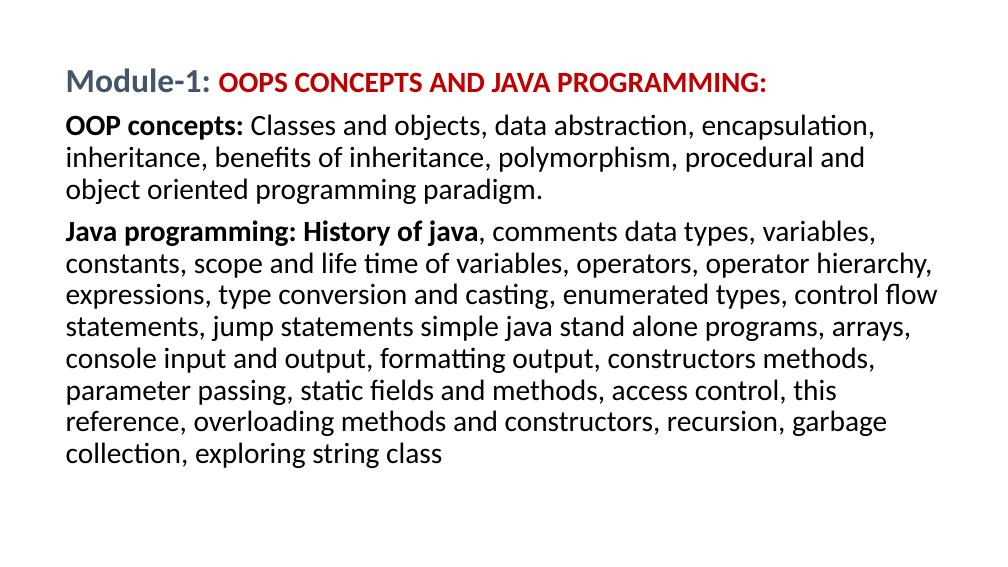
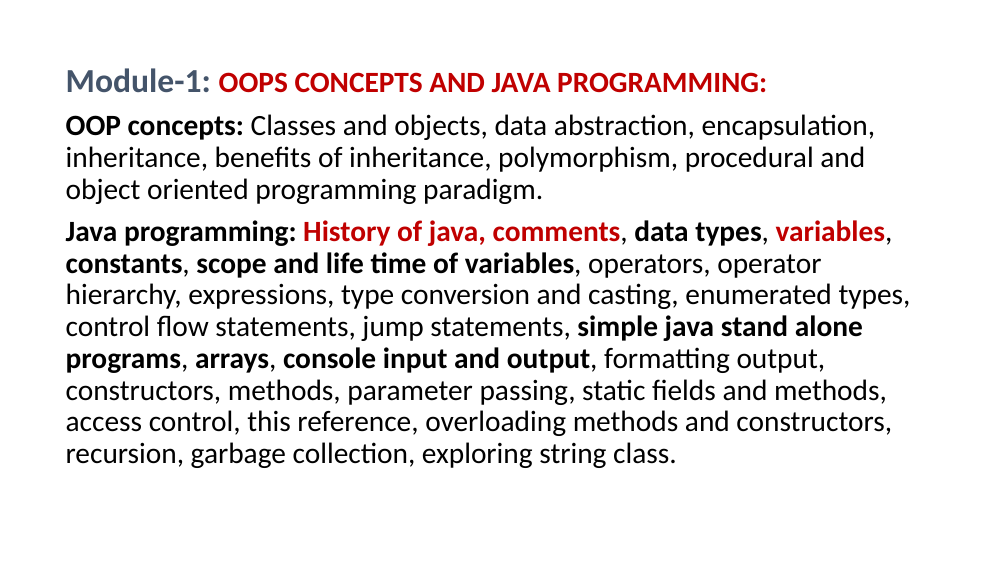
Before and after one commit to PRAMOD-VISHNU-NAIK/MCA-2nd-Sem-Shridevi-College, a slide deck: slide 39 of Theory Class-Notes/Java MCA-2.pptx (slide 24 before the commit). Drawn at 1008x567 pixels with LibreOffice and Linux fonts; fonts in the diff are those of the drawing. Boxes give left, top, right and bottom in pixels: in the first picture for what was removed or moved away, otherwise in the second. Text is boxed around its words. In the diff, an @@ line names an element or a change of style, - is before the commit and + after.

Commit message:
Modified PPT

```diff
--- a/Theory Class-Notes/Java MCA-2.pptx
+++ b/Theory Class-Notes/Java MCA-2.pptx
@@ text at (66,220,911,468): text changed @@
-Java programming: History of java, comments data types, variables, constants, scope and life time of variables, operators, operator hierarchy, expressions, type conversion and casting, enumerated types, control flow statements, jump statements simple java stand alone programs, arrays, console input and output, formatting output, constructors methods, parameter passing, static fields and methods, access control, this reference, overloading methods and constructors, recursion, garbage collection, exploring string class
+Java programming: History of java, comments, data types, variables, constants, scope and life time of variables, operators, operator hierarchy, expressions, type conversion and casting, enumerated types, control flow statements, jump statements, simple java stand alone programs, arrays, console input and output, formatting output, constructors, methods, parameter passing, static fields and methods, access control, this reference, overloading methods and constructors, recursion, garbage collection, exploring string class.
```
Also in this commit, not shown: 2 other slides changed, 18 slides added, 2 other files.
